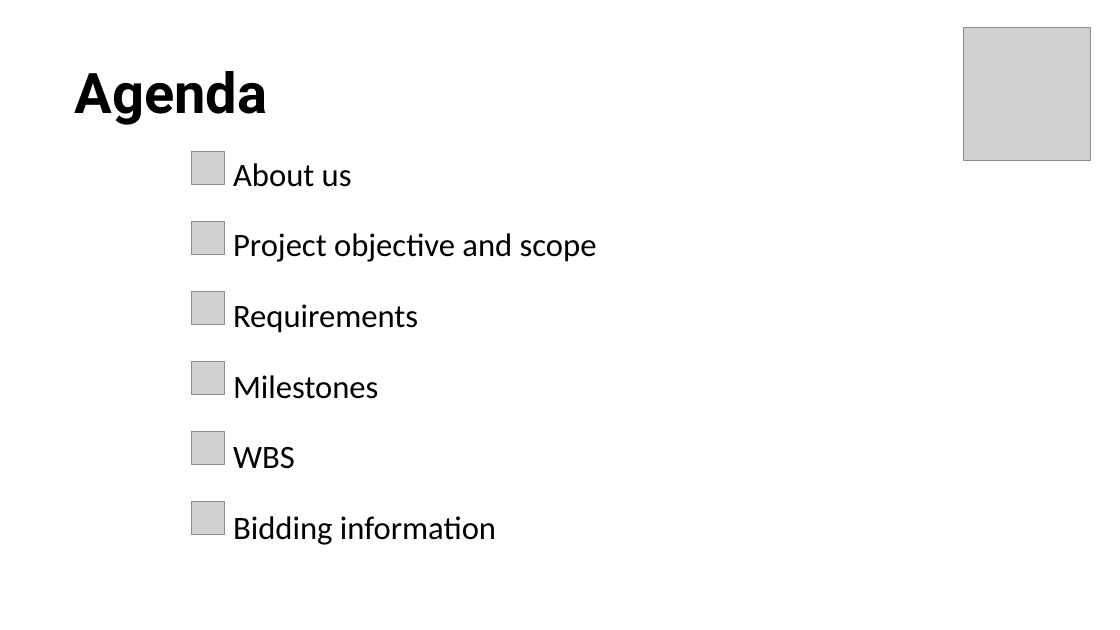
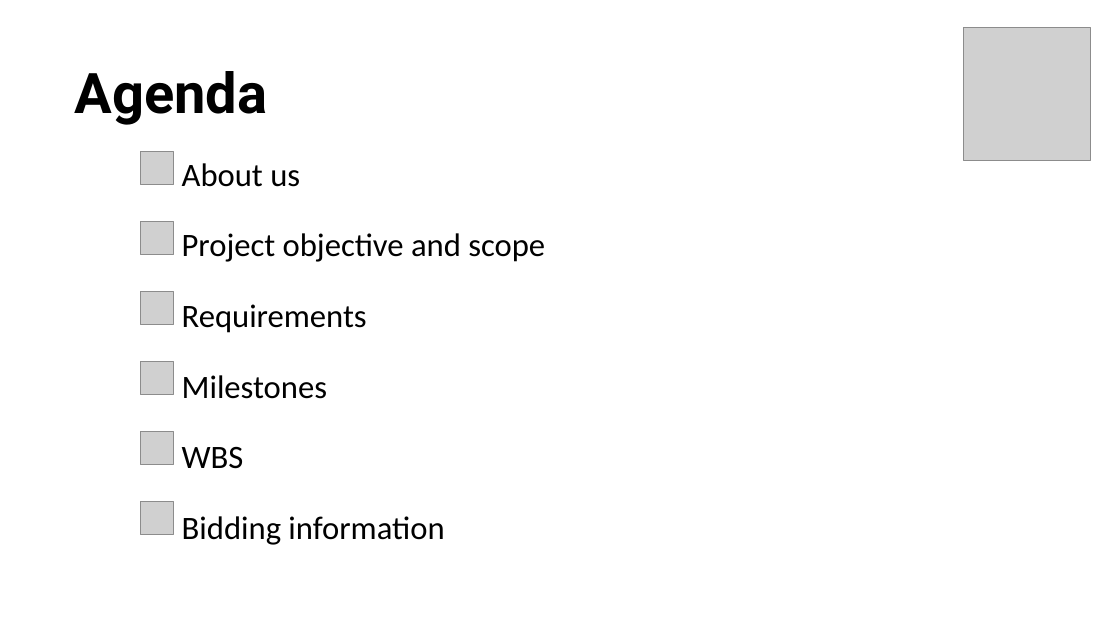
Before and after one commit to seraogianluca/IR2, a slide deck: slide 2 of PM/RFP Presentation.pptx. Drawn at 1120x630 pixels with LibreOffice and Linux fonts; fonts in the diff are those of the drawing; grey boxes stand for pictures. Boxes give left, top, right and bottom in pixels: in the first picture for what was removed or moved away, otherwise in the second. Text is boxed around its words. In the diff, an @@ line names an element or a change of style, - is before the commit and + after.

```diff
--- a/PM/RFP Presentation.pptx
+++ b/PM/RFP Presentation.pptx
@@ 6 pictures, 1 subtitle: place and size @@
-6 pictures, 1 subtitle at (192,151,597,545)
+6 pictures, 1 subtitle at (140,151,545,545)
```
Also in this commit, not shown: 2 other slides changed, 15 slides added, 6 other files.
